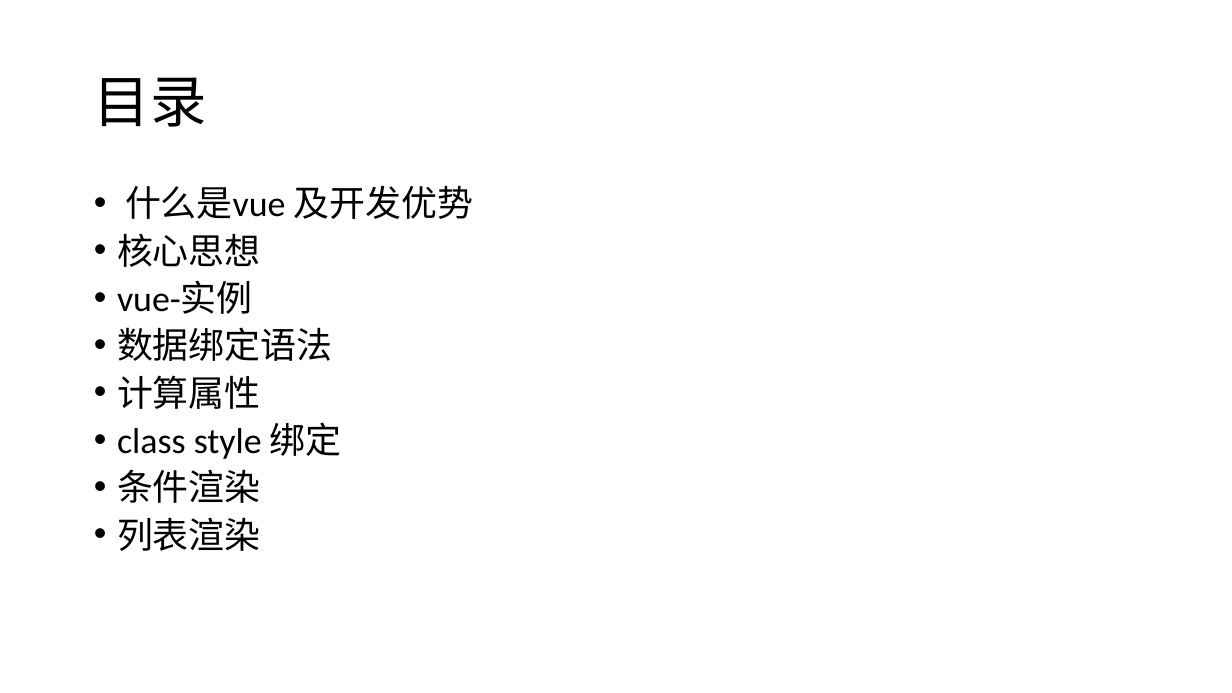
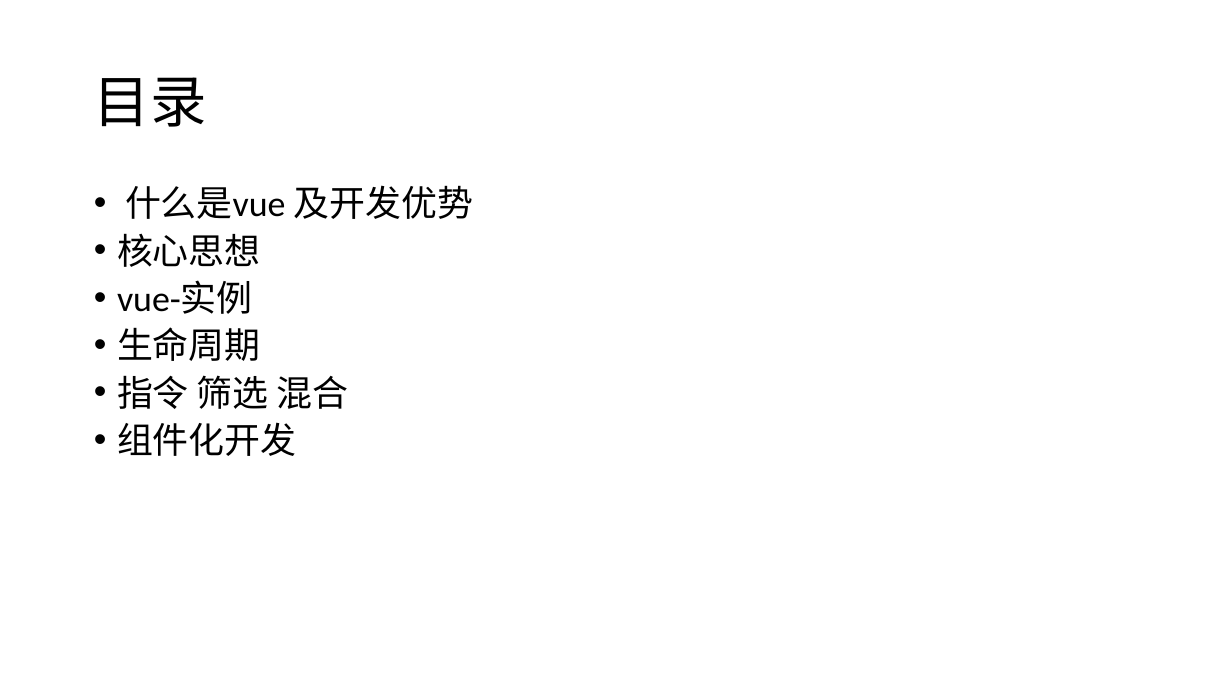
Before and after one commit to ninan1028/webstudy, a slide deck: slide 4 of vue/vuedemo/Vue学习.pptx. Drawn at 1232x693 pixels with LibreOffice and Linux fonts; fonts in the diff are those of the drawing. Boxes give left, top, right and bottom in pixels: in the first picture for what was removed or moved away, otherwise in the second. Text is boxed around its words. In the diff, an @@ line names an element or a change of style, - is before the commit and + after.

```diff
--- a/vue/vuedemo/Vue学习.pptx
+++ b/vue/vuedemo/Vue学习.pptx
@@ text at [117, 327, 349, 456]: text changed @@
-• 数据绑定语法
-• 计算属性
-• class style 绑定
-• 条件渲染
-• 列表渲染
+• 生命周期
+• 指令 筛选 混合
+• 组件化开发
```
Also in this commit, not shown: 1 other slide changed, 2 slides added, 4 other files.
